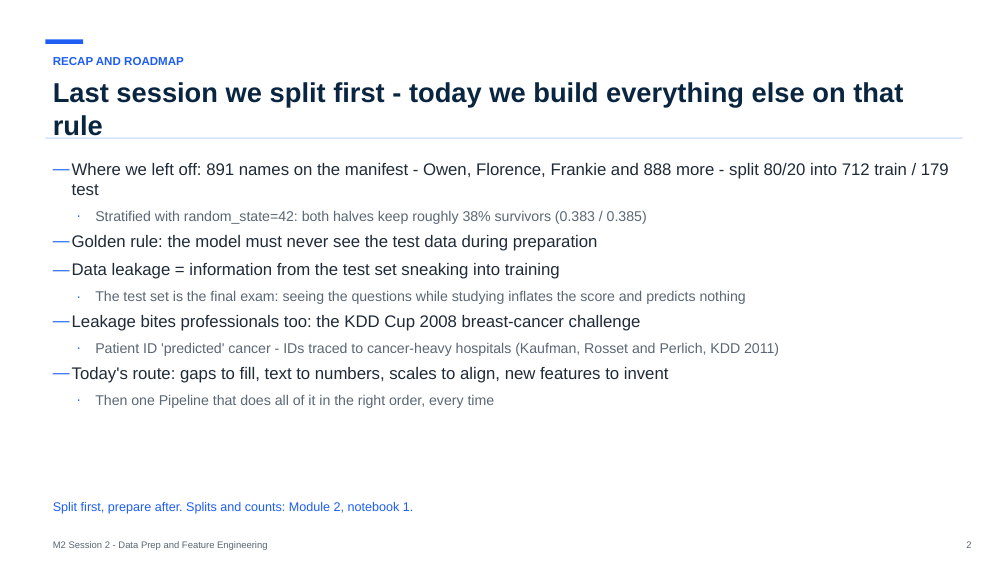
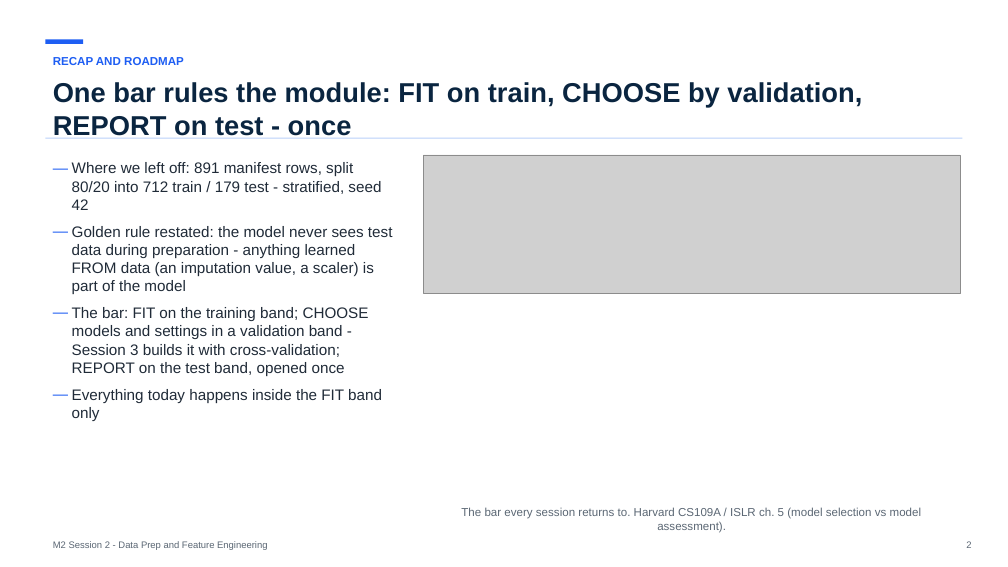
Before and after one commit to koenossendrijver/fontys-tech-exercises, a slide deck: slide 2 of presentations/m2-session-2-data-prep-and-feature-engineering.pptx. Drawn at 1008x567 pixels with LibreOffice and Linux fonts; fonts in the diff are those of the drawing; grey boxes stand for pictures. Boxes give left, top, right and bottom in pixels: in the first picture for what was removed or moved away, otherwise in the second. Text is boxed around its words. In the diff, an @@ line names an element or a change of style, - is before the commit and + after.

```diff
--- a/presentations/m2-session-2-data-prep-and-feature-engineering.pptx
+++ b/presentations/m2-session-2-data-prep-and-feature-engineering.pptx
@@ text at bbox=[53, 82, 862, 139]: text changed @@
-Last session we split first - today we build everything else on that rule
+One bar rules the module: FIT on train, CHOOSE by validation, REPORT on test - once
@@ text removed at bbox=[72, 163, 949, 408] @@
-— Where we left off: 891 names on the manifest - Owen, Florence, Frankie and 888 more - split 80/20 into 712 train / 179 test
-  · Stratified with random_state=42: both halves keep roughly 38% survivors (0.383 / 0.385)
-— Golden rule: the model must never see the test data during preparation
-— Data leakage = information from the test set sneaking into training
-  · The test set is the final exam: seeing the questions while studying inflates the score and predicts nothing
-— Leakage bites professionals too: the KDD Cup 2008 breast-cancer challenge
-  · Patient ID 'predicted' cancer - IDs traced to cancer-heavy hospitals (Kaufman, Rosset and Perlich, KDD 2011)
-— Today's route: gaps to fill, text to numbers, scales to align, new features to invent
-  · Then one Pipeline that does all of it in the right order, every time
@@ text added at bbox=[72, 162, 393, 421], 14.5 pt, text #202B38 @@
+— Where we left off: 891 manifest rows, split 80/20 into 712 train / 179 test - stratified, seed 42
+— Golden rule restated: the model never sees test data during preparation - anything learned FROM data (an imputation value, a scaler) is part of the model
+— The bar: FIT on the training band; CHOOSE models and settings in a validation band - Session 3 builds it with cross-validation; REPORT on the test band, opened once
+— Everything today happens inside the FIT band only
@@ picture added at bbox=[423, 155, 960, 293] @@
@@ text removed at bbox=[53, 502, 413, 514] @@
-Split first, prepare after. Splits and counts: Module 2, notebook 1.
@@ text added at bbox=[461, 507, 922, 533], 11 pt, text #5B6774 @@
+The bar every session returns to. Harvard CS109A / ISLR ch. 5 (model selection vs model assessment).
```
Also in this commit, not shown: 9 other slides changed, 3 slides added, 3 slides removed, 8 other files.
